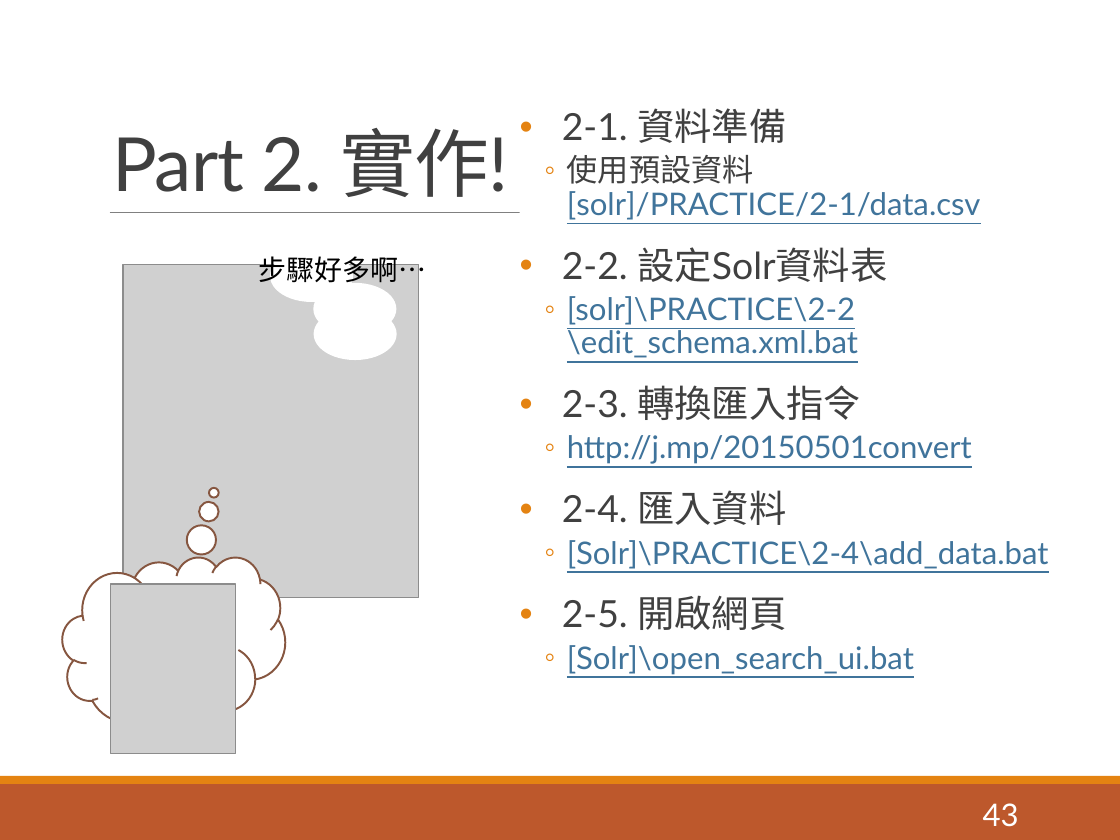
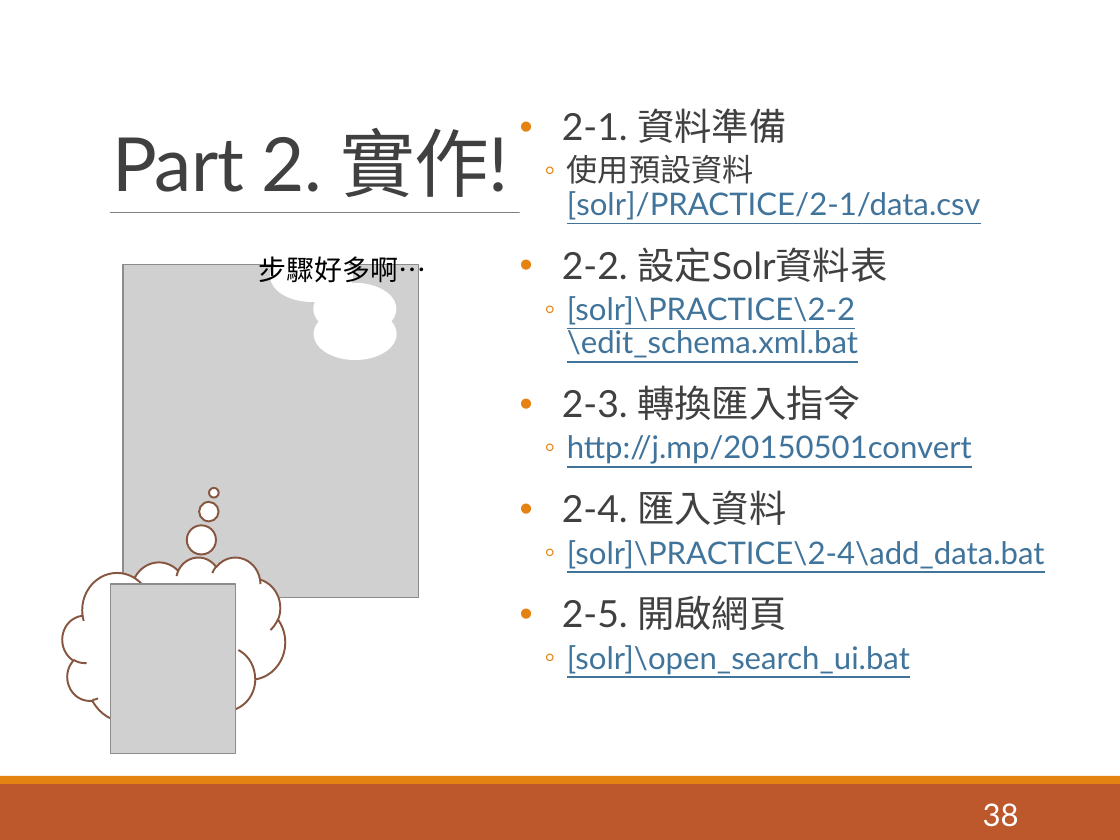
Before and after one commit to pulipulichen/ir-practice-solr, a slide deck: slide 38 of Apache Solr教學介紹.pptx (slide 43 before the commit). Drawn at 1120x840 pixels with LibreOffice and Linux fonts; fonts in the diff are those of the drawing; grey boxes stand for pictures. Boxes give left, top, right and bottom in pixels: in the first picture for what was removed or moved away, otherwise in the second. Text is boxed around its words. In the diff, an @@ line names an element or a change of style, - is before the commit and + after.

```diff
--- a/Apache Solr教學介紹.pptx
+++ b/Apache Solr教學介紹.pptx
@@ text at (567,540,1045,569): text changed @@
-  ◦ [Solr]\PRACTICE\2-4\add_data.bat
+  ◦ [solr]\PRACTICE\2-4\add_data.bat
@@ text at (567,645,910,674): text changed @@
-  ◦ [Solr]\open_search_ui.bat
+  ◦ [solr]\open_search_ui.bat
@@ page number at (983,803,1019,827): text changed @@
-43
+38
```
Also in this commit, not shown: 27 other slides changed, 1 slide added, 1 slide removed, 13 other files.
